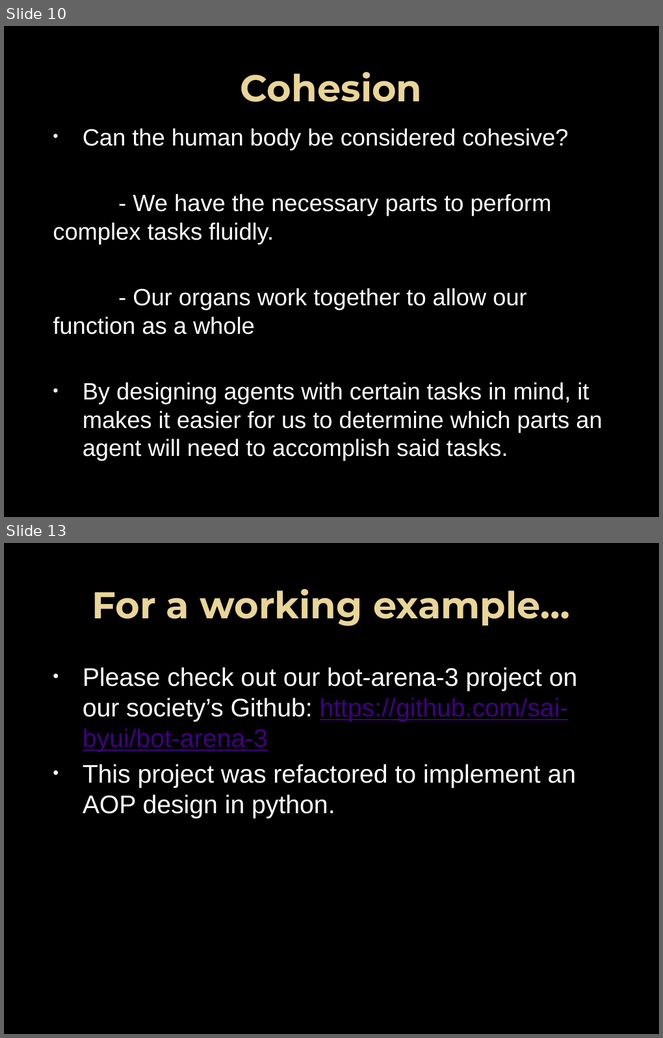
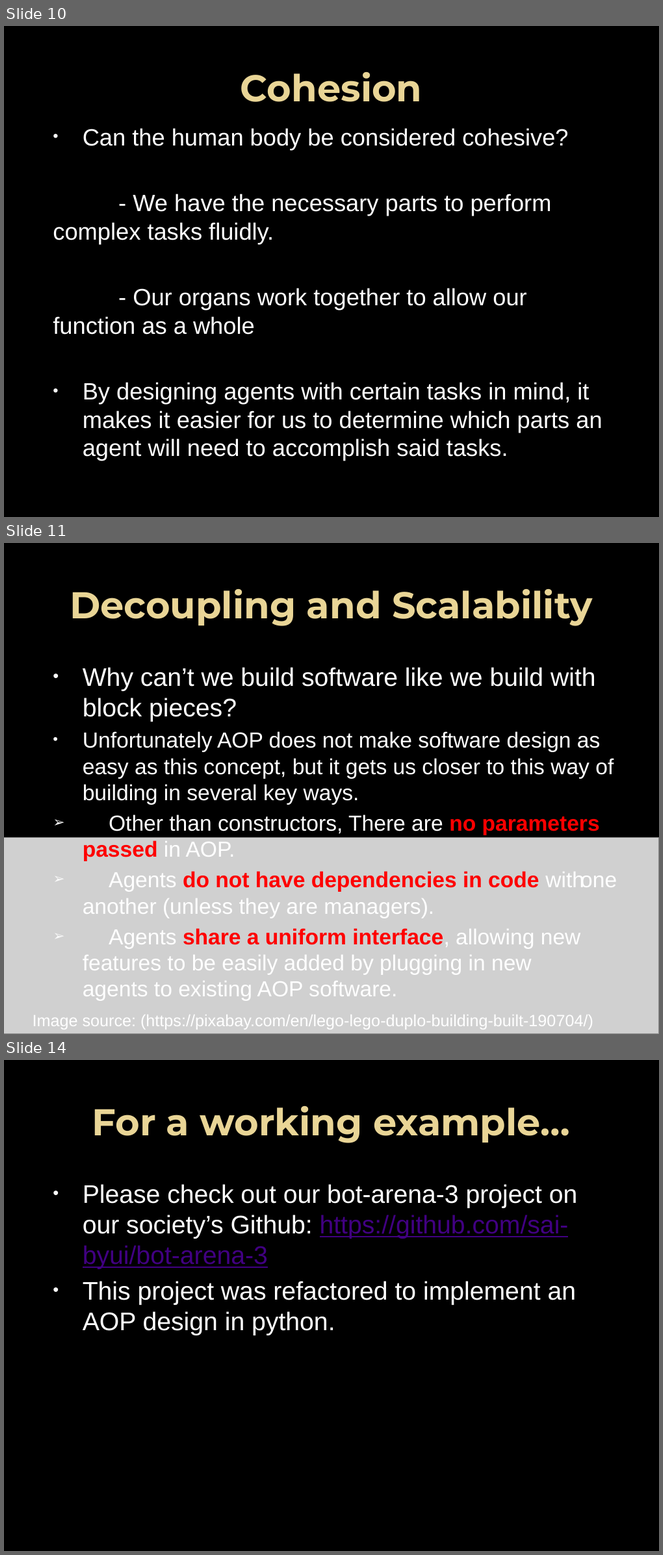
Before and after one commit to sai-byui/sessions, a slide deck: Fall 17/Agent Oriented Programming.pptx. Shown one above the other, each under a label of ours: slides 10 and 13 before the commit, slides 10, 11 and 14 after it; the slides between them are not shown. The pictures are 663x1038 and 663x1555 pixels, drawn with LibreOffice and Linux fonts; fonts in the diff are those of the drawing; grey boxes stand for pictures; background and template pictures are left out. Boxes give left, top, right and bottom in pixels: in the first picture for what was removed or moved away, otherwise in the second. Text is boxed around its words. In the diff, an @@ line names an element or a change of style, - is before the commit and + after.

Commit message:
added images and references

```diff
--- a/Fall 17/Agent Oriented Programming.pptx
+++ b/Fall 17/Agent Oriented Programming.pptx
@@ slide 11 added at box(4, 543, 659, 1034), background picture (left out) @@
@@ title added at box(70, 589, 593, 626), 41 pt, text gradient #EAD696 to #E7D081, bold @@
+Decoupling and Scalability
@@ text added at box(83, 667, 617, 1001), 24 pt, text #FFFFFF @@
+• Why can’t we build software like we build with block pieces?
+• Unfortunately AOP does not make software design as easy as this concept, but it gets us closer to this way of building in several key ways.
+➢ Other than constructors, There are no parameters passed in AOP.
+➢ Agents do not have dependencies in code with one another (unless they are managers).
+➢ Agents share a uniform interface, allowing new features to be easily added by plugging in new agents to existing AOP software.
@@ picture added at box(4, 838, 659, 1034) @@
@@ text added at box(33, 1015, 594, 1030), 18 pt, text #FFFFFF @@
+Image source: (https://pixabay.com/en/lego-lego-duplo-building-built-190704/)
@@ what was slide 13 is now slide 14 @@
```
Also in this commit, not shown: 5 slides changed.
